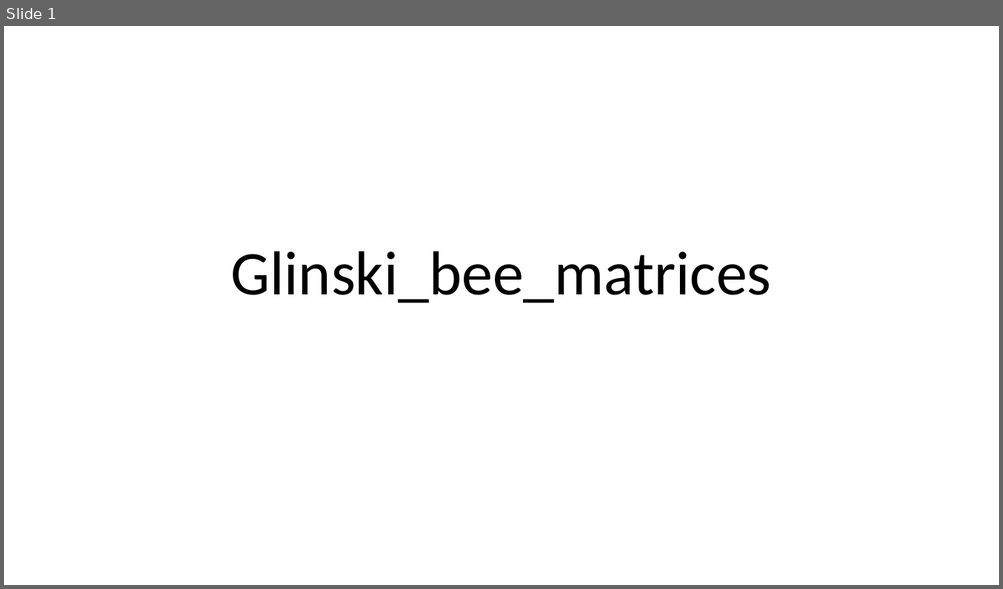
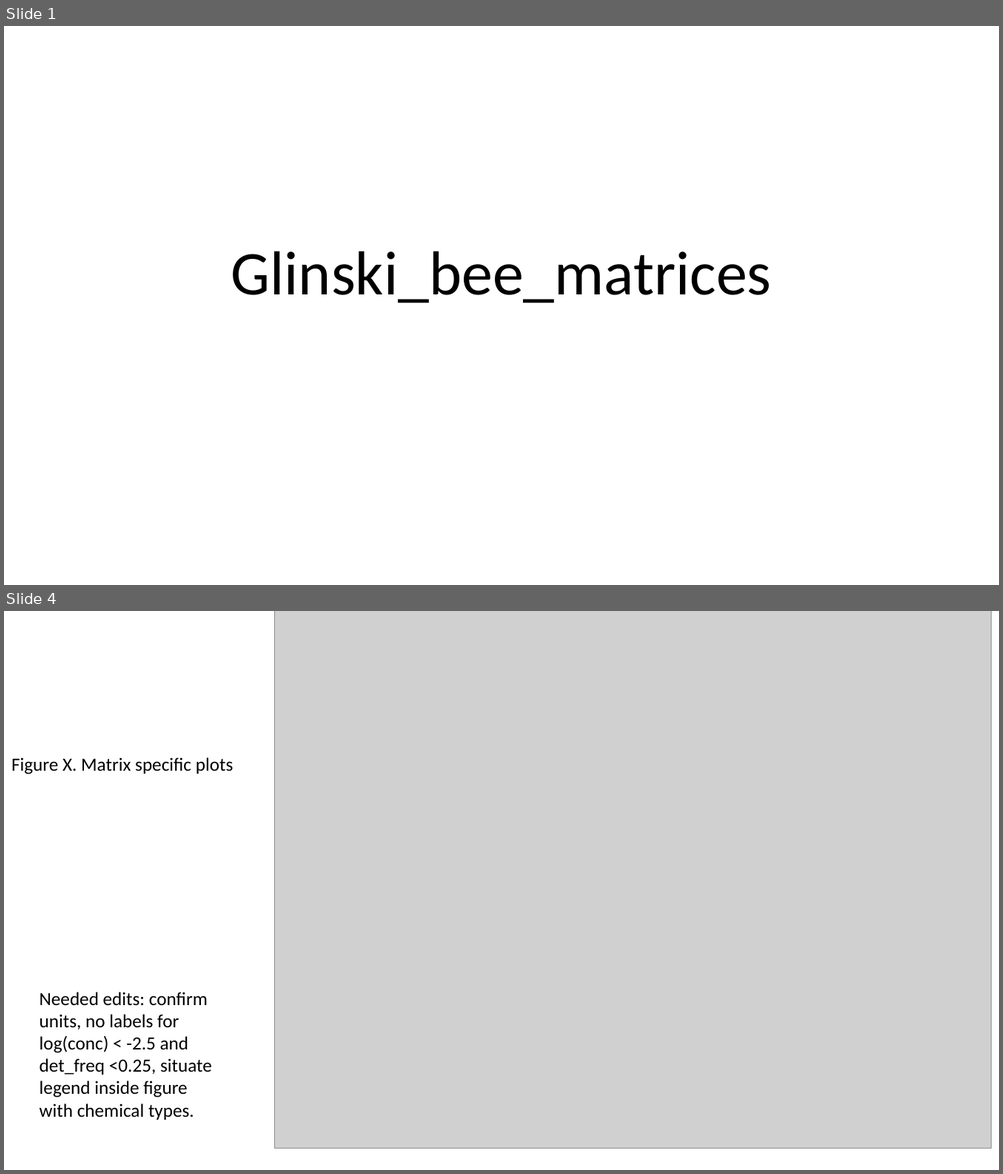
Before and after one commit to bee-modeling/glinski_bee_matrices, a slide deck: pptx/glinski_bee_matrices.pptx. Shown one above the other, each under a label of ours: slide 1 before the commit, slides 1 and 4 after it; the slides between them are not shown. The pictures are 1003x589 and 1003x1174 pixels, drawn with LibreOffice and Linux fonts; fonts in the diff are those of the drawing; grey boxes stand for pictures. Boxes give left, top, right and bottom in pixels: in the first picture for what was removed or moved away, otherwise in the second. Text is boxed around its words. In the diff, an @@ line names an element or a change of style, - is before the commit and + after.

Commit message:
cross matrix figure updates

```diff
--- a/pptx/glinski_bee_matrices.pptx
+++ b/pptx/glinski_bee_matrices.pptx
@@ slide 4 added at <box>4,611,999,1170</box>, background #FFFFFF @@
@@ picture added at <box>274,611,991,1148</box> @@
@@ title added at <box>11,758,233,775</box>, 18 pt, text #000000 @@
+Figure X. Matrix specific plots
@@ text added at <box>40,992,212,1120</box>, 18 pt, text #000000 @@
+Needed edits: confirm units, no labels for log(conc) < -2.5 and det_freq <0.25, situate legend inside figure with chemical types.
```
Also in this commit, not shown: 4 other slides added, 2 slides removed, 7 other files.
